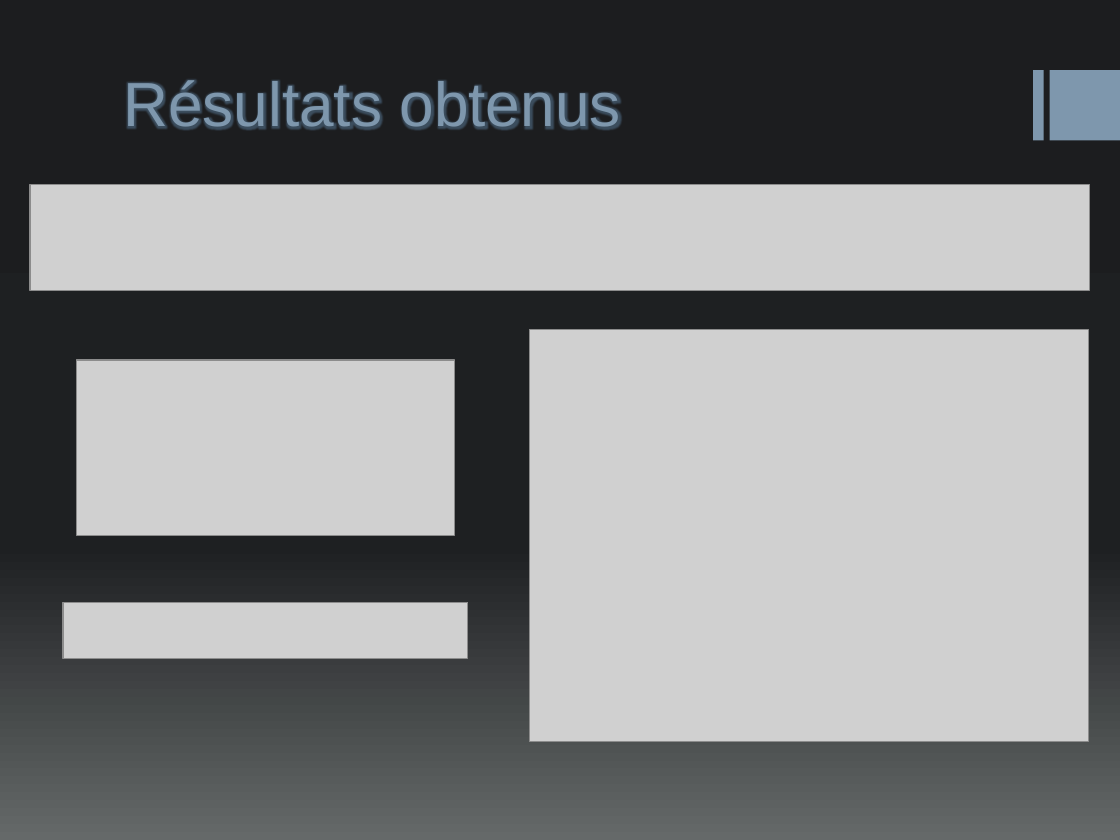
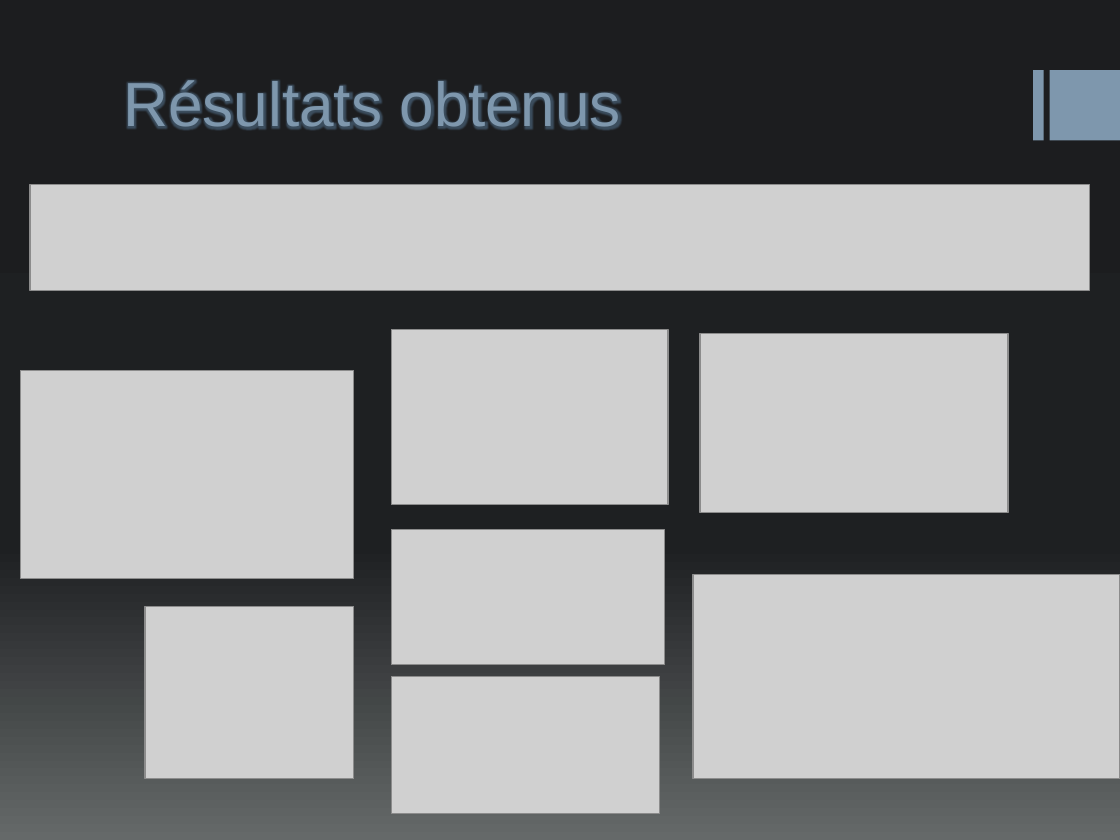
Before and after one commit to MarionTormento/ProjetTDLOG, a slide deck: slide 5 of Pres_TDLOG.pptx. Drawn at 1120x840 pixels with LibreOffice and Linux fonts; fonts in the diff are those of the drawing; grey boxes stand for pictures. Boxes give left, top, right and bottom in pixels: in the first picture for what was removed or moved away, otherwise in the second. Text is boxed around its words. In the diff, an @@ line names an element or a change of style, - is before the commit and + after.

```diff
--- a/Pres_TDLOG.pptx
+++ b/Pres_TDLOG.pptx
@@ picture added at [392, 329, 669, 504] @@
@@ picture removed at [529, 329, 1088, 741] @@
@@ picture added at [700, 333, 1008, 512] @@
@@ picture: place and size @@
-picture at [76, 360, 454, 535]
+picture at [20, 371, 354, 578]
@@ picture added at [392, 530, 665, 665] @@
@@ picture added at [693, 575, 1120, 778] @@
@@ picture removed at [63, 603, 467, 659] @@
@@ picture added at [146, 606, 354, 778] @@
@@ picture added at [392, 676, 661, 813] @@
```
Also in this commit, not shown: 2 other slides changed, 1 slide added, 4 other files.
